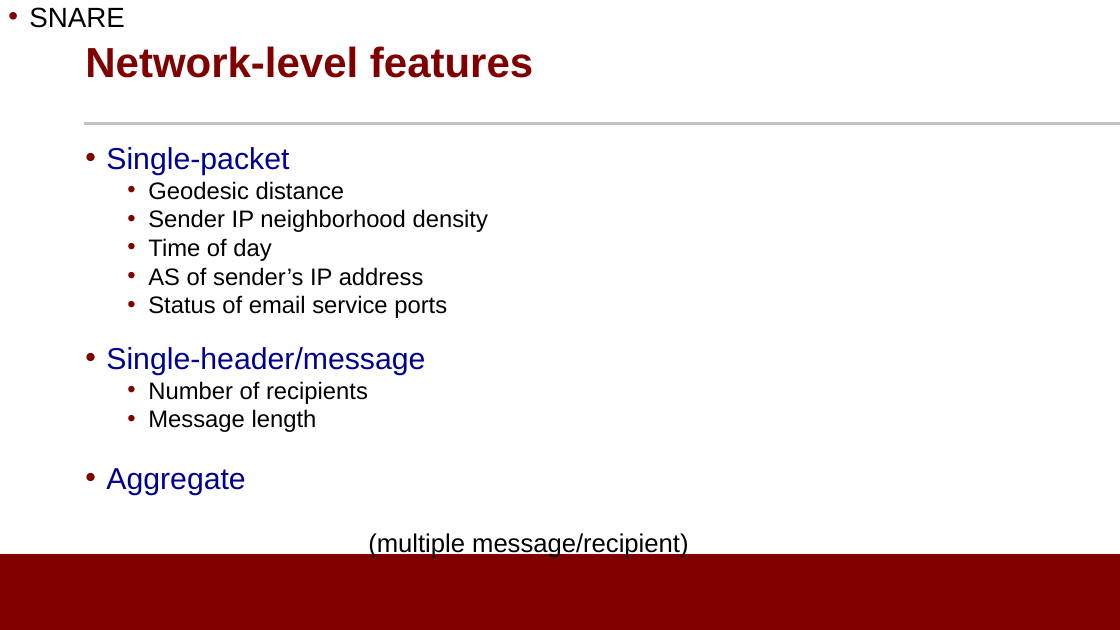
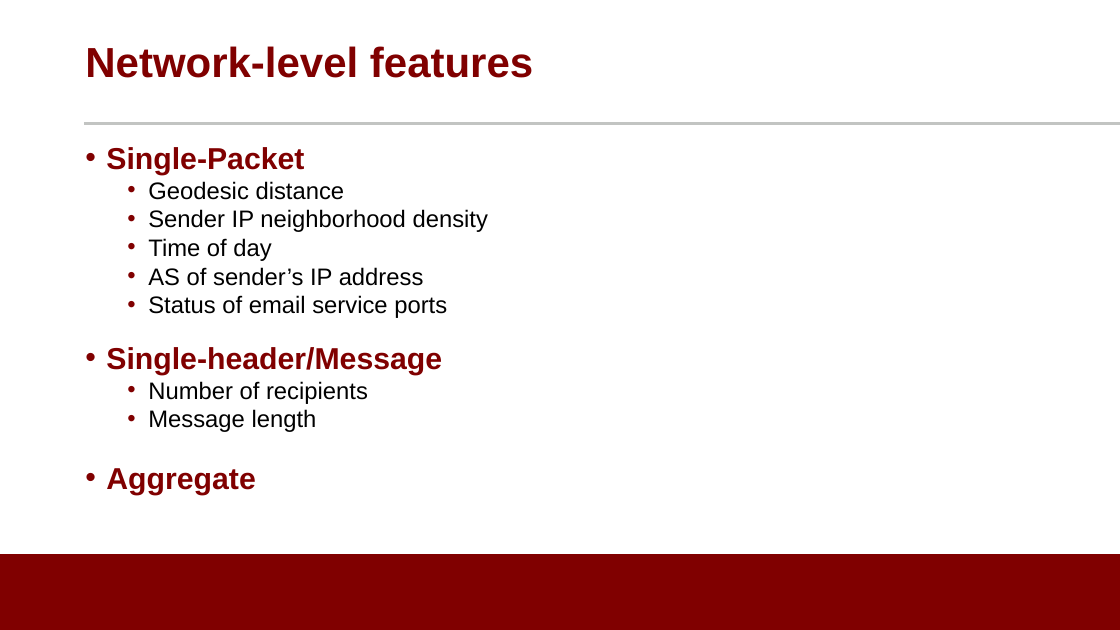
Before and after one commit to noise-lab/ML-Cybersecurity, a slide deck: slide 9 of module-3/ppt/3.2-Supervised Learning.pptx. Drawn at 1120x630 pixels with LibreOffice and Linux fonts; fonts in the diff are those of the drawing; background and template pictures are left out. Boxes give left, top, right and bottom in pixels: in the first picture for what was removed or moved away, otherwise in the second. Text is boxed around its words. In the diff, an @@ line names an element or a change of style, - is before the commit and + after.

```diff
--- a/module-3/ppt/3.2-Supervised Learning.pptx
+++ b/module-3/ppt/3.2-Supervised Learning.pptx
@@ text removed at <box>29,7,125,28</box> @@
-• SNARE
@@ text at <box>106,147,304,175</box>: text changed; text colour #000090 to #800000; bold on @@
-• Single-packet
+• Single-Packet
@@ text at <box>106,347,442,375</box>: text changed; text colour #000090 to #800000; bold on @@
-• Single-header/message
+• Single-header/Message
@@ text at <box>106,468,255,495</box>: text colour #000090 to #800000, bold on in "Aggregate" @@
@@ text removed at <box>368,533,688,558</box> @@
-(multiple message/recipient)
```
Also in this commit, not shown: 15 other slides changed.
